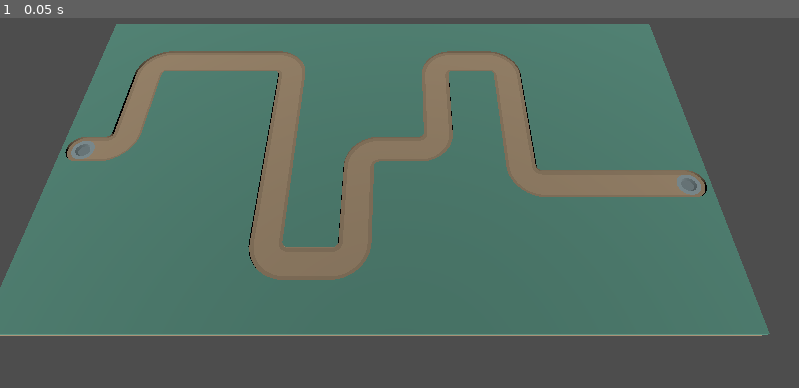
Above: before the commit, frame 1.
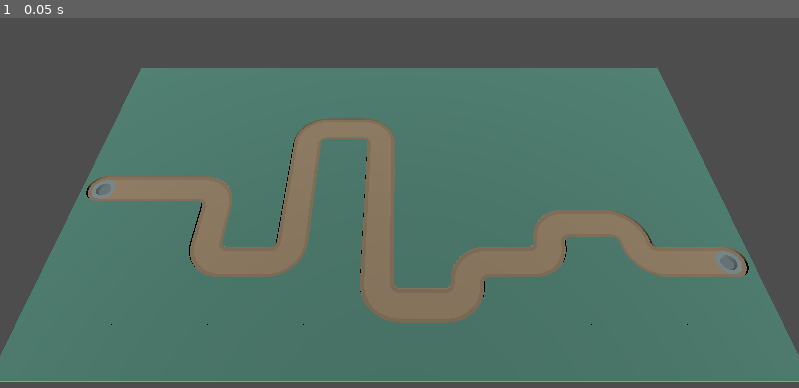
Above: after the commit, the same moment.

Repository: WideArchShark/godot-tower-defense
Game: Godot game, scene res://scenes/main.tscn
Two runs of this game, one before a commit and one after it. Both use one fixed random seed, a clock stepped at 60 frames per second and the inputs below.
Inputs:
- Up to frame 1 (0.05 s): no input

The runs differ from the first frame. In frame 1, 42% of the frame differs, in the area x 0-100%, y 1-99%.

Commit message:
Made path more right at the start, and fixed an elif

Diff:
--- a/scenes/main.tscn
+++ b/scenes/main.tscn
@@ -14,7 +14,7 @@
 tile_empty = ExtResource("2_n410b")
 
 [node name="Camera3D" type="Camera3D" parent="."]
-transform = Transform3D(1, 0, 0, 0, 0.422618, 0.906308, 0, -0.906308, 0.422618, 8, 8.35139, 9.65)
+transform = Transform3D(1, 0, 0, 0, 0.5, 0.866026, 0, -0.866026, 0.5, 7.5, 8.351, 9.5)
 fov = 60.0
 
 [node name="DirectionalLight3D" type="DirectionalLight3D" parent="."]
--- a/scripts/main.gd
+++ b/scripts/main.gd
@@ -28,7 +28,7 @@
 func _display_path():
 	var _path:Array[Vector2i] = _pg.generate_path()
 
-	while _path.size() < 35:
+	while _path.size() < 30:
 		_path = _pg.generate_path()
 
 	for element in _path:
@@ -40,7 +40,7 @@
 		if tile_score == 2:
 			tile = tile_start.instantiate()
 			tile_rotation = Vector3(0,-90,0)
-		if tile_score == 8:
+		elif tile_score == 8:
 			tile = tile_start.instantiate()
 			tile_rotation = Vector3(0,90,0)
 		elif tile_score == 10:
--- a/scripts/path_generator.gd
+++ b/scripts/path_generator.gd
@@ -12,6 +12,7 @@
 
 func generate_path():
 	_path.clear()
+	randomize()
 
 	var x = 0
 	var y = int(_grid_height/2)
@@ -22,7 +23,7 @@
 
 		var choice:int = randi_range(0,2)
 
-		if choice == 0 or x % 2 == 0 or x == _grid_length-1:
+		if choice == 0 or x < 2 or x % 2 == 0 or x == _grid_length-1:
 			x += 1
 		elif choice == 1 and y < _grid_height-2 and not _path.has(Vector2i(x,y+1)):
 			y += 1
